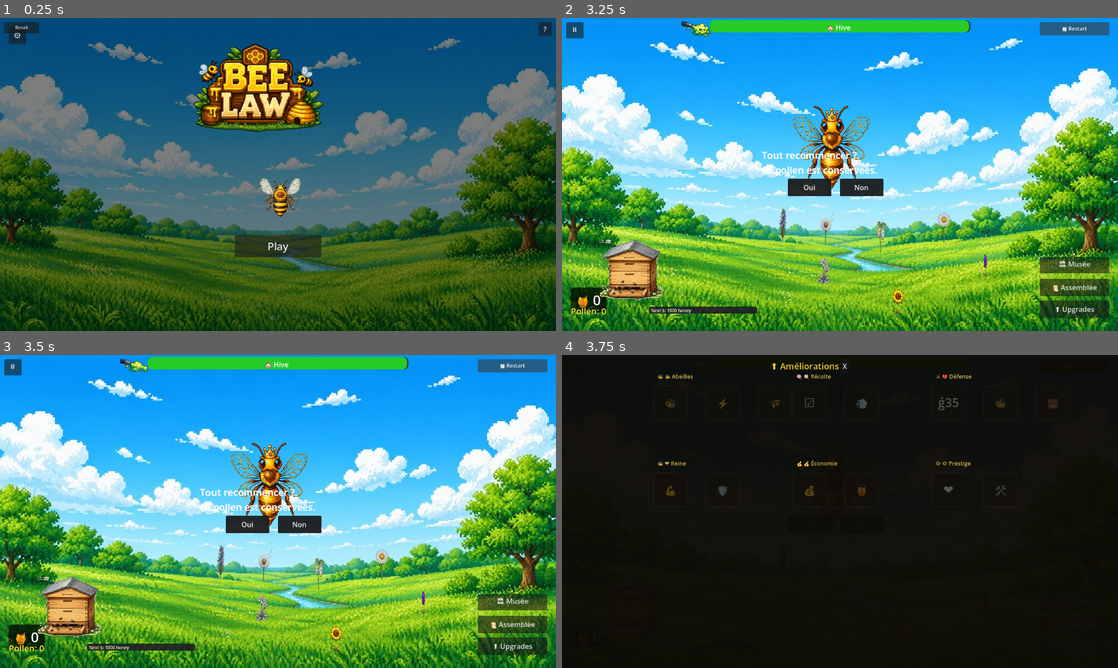
Above: before the commit, frames 1-4 (two rows, left to right).
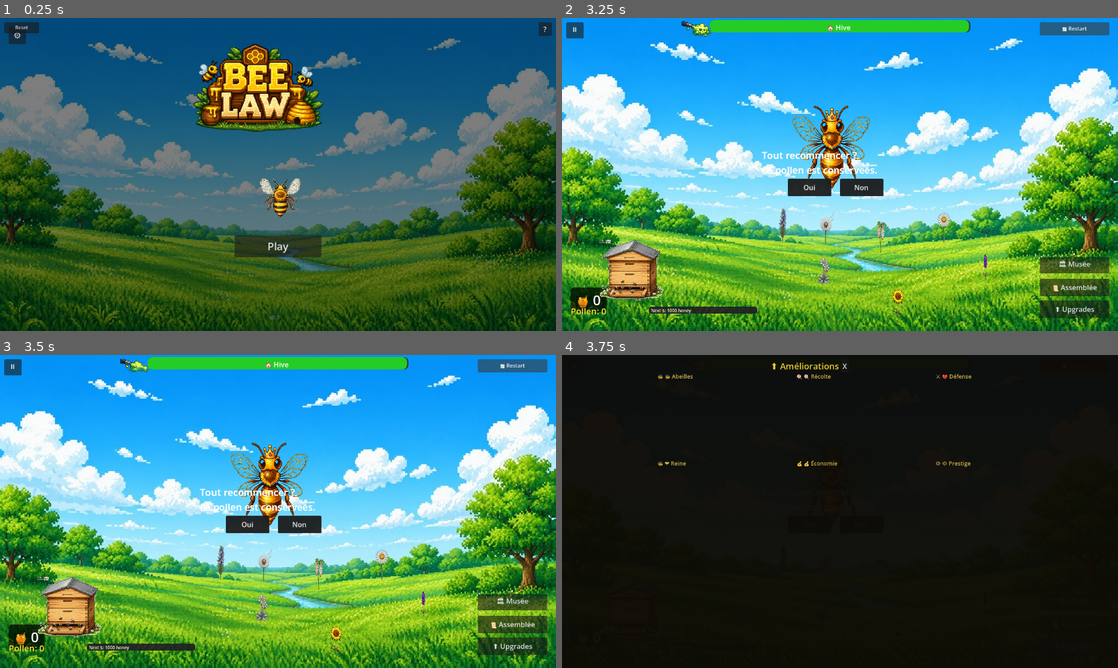
Above: after the commit, the same moments.

Repository: osteninteractive/BeeLaw
Game: Godot game, scene res://Scenes/Menu/Menu.tscn
Same seed, same stepped clock (60 frames per second), same inputs: the game is played once before the commit and once after it.
Inputs:
- Up to frame 1 (0.25 s): no input
- Up to frame 2 (3.25 s): click "Play" at 0.5 s; click "🔄 Restart" at 1.25 s; click "🔄 Restart" at 2 s; click "🔄 Restart" at 2.75 s
- Up to frame 3 (3.5 s): no input
- Up to frame 4 (3.75 s): click "⬆ Upgrades" at 3.5 s

Frames 1-3 are identical in both runs. In frame 4, 0.4% of the frame differs, in the area x 18-90%, y 13-46%.
Error after the commit: Parse Error: Function "_flash_achat()" not found in base self. (res://Scripts/UI/UpgradeNode.gd:126)

Commit message:
fix: UpgradeNode centralise - plus de double facturation

Diff:
--- a/Scripts/GameManager.gd
+++ b/Scripts/GameManager.gd
@@ -284,6 +284,23 @@
 			biome_change.emit(biome_actuel)
 
 # ===================== OUVRIERES =====================
+
+func acheter_clic() -> bool:
+	if niveau_clic >= 5: return false
+	var cout = get_cout_clic()
+	if honey < cout: return false
+	honey -= cout; niveau_clic += 1
+	save(); honey_change.emit(honey)
+	return true
+
+func acheter_max_butineuse() -> bool:
+	if niveau_max_butineuse >= 99: return false
+	var cout = get_cout_max_butineuse()
+	if honey < cout: return false
+	honey -= cout; niveau_max_butineuse += 1
+	save(); honey_change.emit(honey)
+	return true
+
 func acheter_ouvriere() -> bool:
 	var max_atteignable = MAX_OUVRIERES_BASE + shop_niveaux.get("ouvriere_slots", 0)
 	if lois_votees.has("haies"): max_atteignable += 1
--- a/Scripts/UI/UpgradeNode.gd
+++ b/Scripts/UI/UpgradeNode.gd
@@ -106,35 +106,26 @@
 
 func _on_click(event: InputEvent):
 	if event is InputEventMouseButton and event.pressed and event.button_index == MOUSE_BUTTON_LEFT:
-		if _peut_acheter():
-			_acheter()
+		if _peut_acheter() and _acheter():
 			achete.emit(_id)
 
-func _acheter():
-	var prix = _get_prix()
+func _acheter() -> bool:
+	var succes = false
 	if _is_prestige:
-		if GameManager.pollen < prix: return
-		GameManager.pollen -= prix
-		GameManager.shop_niveaux[_id] = GameManager.shop_niveaux.get(_id, 0) + 1
-		GameManager.save()
+		succes = GameManager.acheter_shop(_id)
 	else:
-		if GameManager.honey < prix: return
-		GameManager.honey -= prix
 		match _id:
-			"clic": GameManager.niveau_clic += 1
-			"vitesse_click": GameManager.niveau_vitesse_click += 1
-			"max": GameManager.acheter_ouvriere()
-			"vitesse_ouvriere": GameManager.niveau_vitesse_ouvriere += 1
-			"capacite_ouvriere": GameManager.niveau_capacite_ouvriere += 1
-			"guerriere": GameManager.niveau_guerriere += 1
-			"max_butineuse": GameManager.niveau_max_butineuse += 1
-		GameManager.save()
-		GameManager.honey_change.emit(GameManager.honey)
+			"clic": succes = GameManager.acheter_clic()
+			"vitesse_click": succes = GameManager.acheter_vitesse_click()
+			"max": succes = GameManager.acheter_ouvriere()
+			"vitesse_ouvriere": succes = GameManager.acheter_vitesse_ouvriere()
+			"capacite_ouvriere": succes = GameManager.acheter_capacite_ouvriere()
+			"guerriere": succes = GameManager.acheter_guerriere()
+			"max_butineuse": succes = GameManager.acheter_max_butineuse()
+	if not succes: return false
+	_flash_achat()
+	return true
 
-	# Flash
-	var t = create_tween()
-	t.tween_property(self, "modulate", Color(2, 2, 1, 1), 0.05)
-	t.tween_property(self, "modulate", Color(1, 1, 1, 1), 0.15)
 
 func _show_tooltip():
 	_tooltip = Panel.new()
